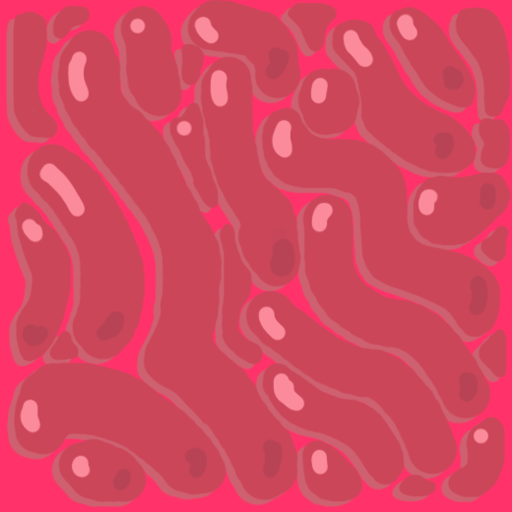
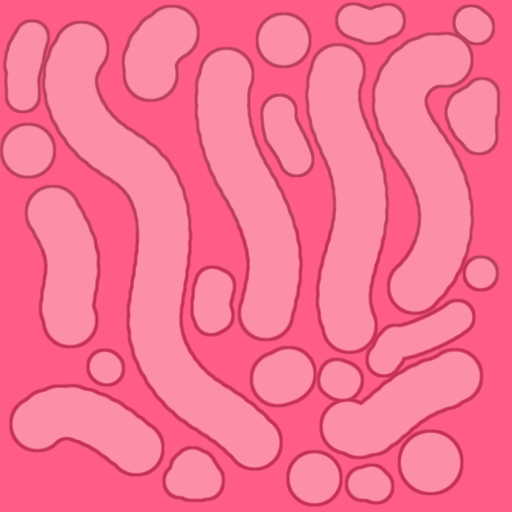
Comparing the layer stacks of the two 512×512 images. Changes:
hid group "Group 1" (2 layers) over (4, 0, 512, 508)
painted on "Layer 3" over (11, 0, 512, 503)
painted on "Layer 2" over (4, 4, 505, 508)
added layer "Layer 4 copy" above "Layer 4" over (1, 4, 499, 505)
added layer "Layer 4" above "Layer 0" over (0, 1, 502, 508)
painted on "Layer 0" over (0, 0, 512, 512)
hid "Layer 1" over (0, 0, 512, 512)
